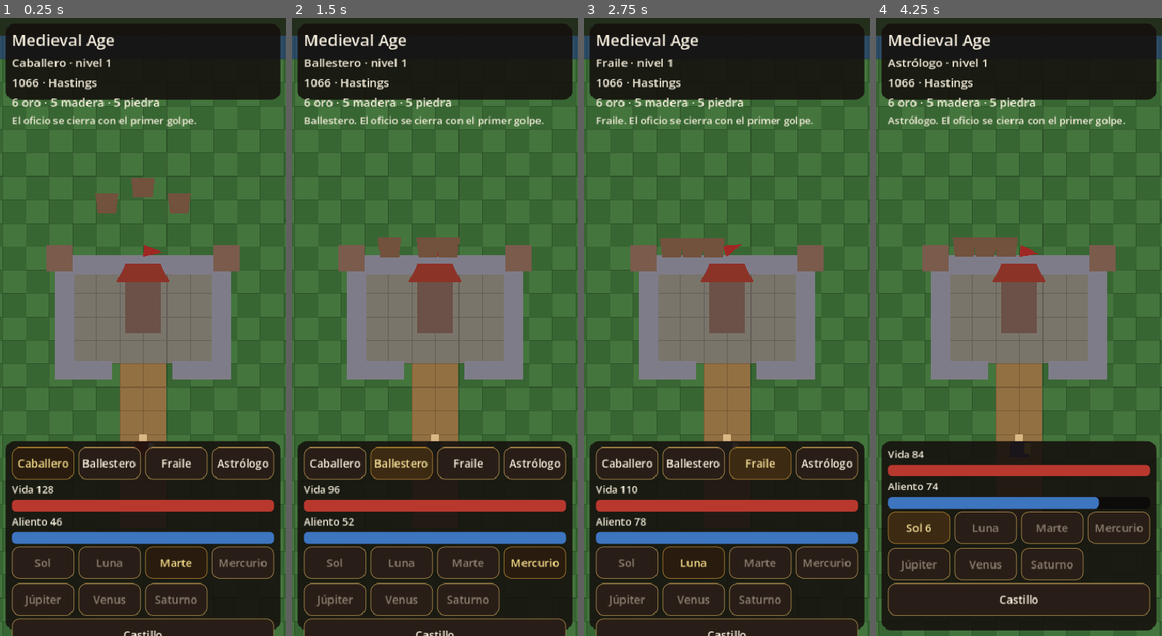
Above: before the commit, frames 1-4 (left to right).
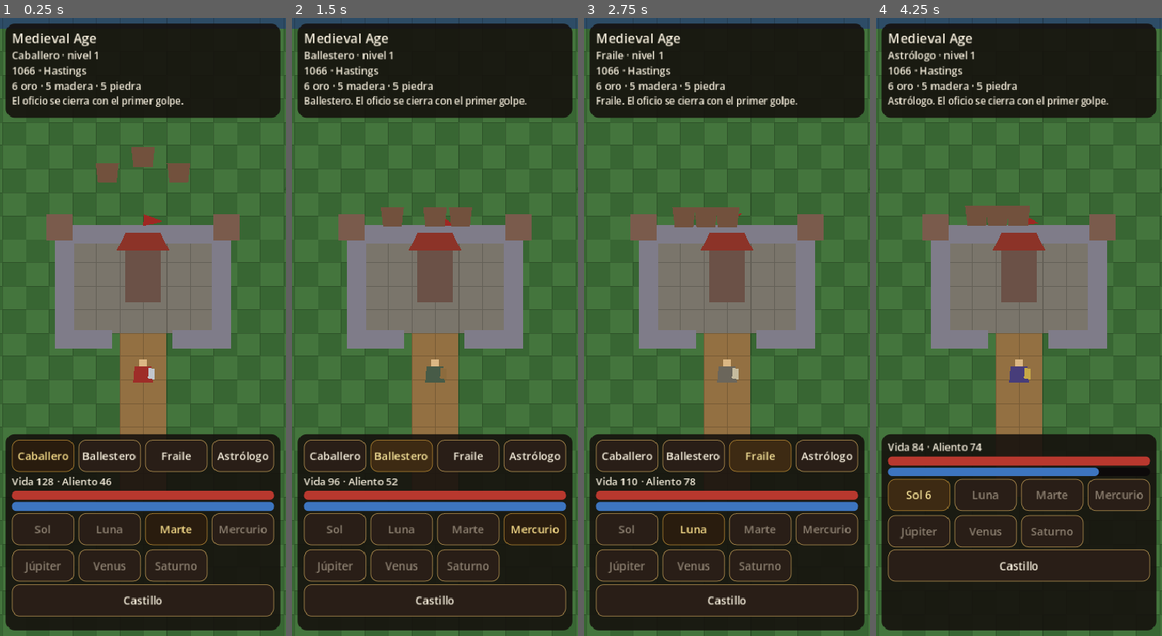
Above: after the commit, the same moments.

Repository: daniel-saezv/proto-lab
Game: Godot game, scene res://main.tscn
Same seed, same stepped clock (60 frames per second), same inputs: the game is played once before the commit and once after it.
Inputs:
- Up to frame 1 (0.25 s): no input
- Up to frame 2 (1.5 s): click "Caballero" at 0.5 s; click "Ballestero" at 1.25 s
- Up to frame 3 (2.75 s): click "Fraile" at 2 s
- Up to frame 4 (4.25 s): click "Astrólogo" at 2.75 s; click "Sol" at 3.5 s

The runs differ from the first frame. In frame 1, 31% of the frame differs, in the area x 0-100%, y 0-100%; in frame 2, 31%; in frame 3, 30%; in frame 4, 29%.

Commit message:
Reencuadra el asedio para dejar al caballero sobre el camino
Co-authored-by: Daniel Saez <daniel-saezv@users.noreply.github.com>

Diff:
--- a/protos/edad-media/godot/escenas/heroe.tscn
+++ b/protos/edad-media/godot/escenas/heroe.tscn
@@ -43,4 +43,4 @@
 [node name="Anim" type="AnimationPlayer" parent="."]
 
 [node name="Camara" type="Camera2D" parent="."]
-offset = Vector2(0, -140)
+offset = Vector2(0, -60)
--- a/protos/edad-media/godot/escenas/hud.gd
+++ b/protos/edad-media/godot/escenas/hud.gd
@@ -7,8 +7,7 @@
 var _guerra: Label
 var _bienes: Label
 var _aviso: Label
-var _vida: Label
-var _aliento: Label
+var _estado: Label
 var _vida_barra: ProgressBar
 var _aliento_barra: ProgressBar
 var _oficios: HBoxContainer
@@ -50,34 +49,35 @@
 
 
 func _armar() -> void:
-	var arriba := _panel(8, 8, 374, 104)
+	var arriba := _panel(8, 8, 374, 128)
 	var caja_arriba := VBoxContainer.new()
 	caja_arriba.set_anchors_preset(Control.PRESET_FULL_RECT)
 	caja_arriba.offset_left = 8
 	caja_arriba.offset_top = 6
 	caja_arriba.offset_right = -8
 	caja_arriba.offset_bottom = -6
+	caja_arriba.add_theme_constant_override("separation", 1)
 	arriba.add_child(caja_arriba)
-	var titulo := _etiqueta("Medieval Age", 22)
+	var titulo := _etiqueta("Medieval Age", 18)
 	caja_arriba.add_child(titulo)
-	_oficio = _etiqueta("", 16)
-	_guerra = _etiqueta("", 16)
-	_bienes = _etiqueta("", 16)
-	_aviso = _etiqueta("", 14)
+	_oficio = _etiqueta("", 14)
+	_guerra = _etiqueta("", 14)
+	_bienes = _etiqueta("", 14)
+	_aviso = _etiqueta("", 13)
 	_aviso.autowrap_mode = TextServer.AUTOWRAP_WORD_SMART
 	caja_arriba.add_child(_oficio)
 	caja_arriba.add_child(_guerra)
 	caja_arriba.add_child(_bienes)
 	caja_arriba.add_child(_aviso)
 
-	var abajo := _panel(8, 578, 374, 258)
+	var abajo := _panel(8, 568, 374, 268)
 	var caja := VBoxContainer.new()
 	caja.set_anchors_preset(Control.PRESET_FULL_RECT)
 	caja.offset_left = 8
 	caja.offset_top = 8
 	caja.offset_right = -8
 	caja.offset_bottom = -8
-	caja.add_theme_constant_override("separation", 4)
+	caja.add_theme_constant_override("separation", 3)
 	abajo.add_child(caja)
 
 	_oficios = HBoxContainer.new()
@@ -90,13 +90,11 @@
 		_oficios.add_child(boton)
 		_botones_clase[id] = boton
 
-	_vida = _etiqueta("Vida", 14)
-	_aliento = _etiqueta("Aliento", 14)
+	_estado = _etiqueta("Vida", 14)
 	_vida_barra = _barra(Color(0.72, 0.22, 0.18))
 	_aliento_barra = _barra(Color(0.24, 0.46, 0.75))
-	caja.add_child(_vida)
+	caja.add_child(_estado)
 	caja.add_child(_vida_barra)
-	caja.add_child(_aliento)
 	caja.add_child(_aliento_barra)
 
 	_planetas = GridContainer.new()
@@ -112,7 +110,7 @@
 		_botones_planeta[id] = boton
 
 	_obras = GridContainer.new()
-	_obras.columns = 2
+	_obras.columns = 3
 	_obras.visible = false
 	_obras.add_theme_constant_override("h_separation", 6)
 	_obras.add_theme_constant_override("v_separation", 6)
@@ -139,13 +137,15 @@
 	_guerra.text = Partida.titulo_guerra()
 	_bienes.text = Partida.texto_bienes()
 	_aviso.text = Partida.aviso
-	_vida.text = "Vida %d" % maxi(Partida.vida, 0)
-	_aliento.text = "Aliento %d" % maxi(Partida.mana, 0)
+	_estado.text = "Vida %d · Aliento %d" % [maxi(Partida.vida, 0), maxi(Partida.mana, 0)]
 	_vida_barra.max_value = maxi(Partida.vida_max, 1)
 	_vida_barra.value = maxi(Partida.vida, 0)
 	_aliento_barra.max_value = maxi(Partida.mana_max, 1)
 	_aliento_barra.value = maxi(Partida.mana, 0)
-	_oficios.visible = Partida.oficio_abierto
+	var en_juego := Partida.fase == "juego"
+	_oficios.visible = Partida.oficio_abierto and en_juego
+	_planetas.visible = not _obras_abiertas and en_juego
+	_obras.visible = _obras_abiertas and en_juego
 	for id in _botones_clase:
 		var boton: Button = _botones_clase[id]
 		boton.disabled = not Partida.oficio_abierto
@@ -230,7 +230,7 @@
 func _barra(color: Color) -> ProgressBar:
 	var barra := ProgressBar.new()
 	barra.show_percentage = false
-	barra.custom_minimum_size = Vector2(0, 16)
+	barra.custom_minimum_size = Vector2(0, 12)
 	var fondo := StyleBoxFlat.new()
 	fondo.bg_color = Color(0.05, 0.04, 0.04)
 	fondo.set_corner_radius_all(6)
--- a/protos/edad-media/godot/main.tscn
+++ b/protos/edad-media/godot/main.tscn
@@ -23,7 +23,7 @@
 collision_mask = 0
 
 [node name="Heroe" parent="Cuerpos" instance=ExtResource("2_heroe")]
-position = Vector2(352, 560)
+position = Vector2(352, 500)
 
 [node name="Hud" parent="." instance=ExtResource("3_hud")]
 
--- a/protos/edad-media/godot/mundo.gd
+++ b/protos/edad-media/godot/mundo.gd
@@ -423,7 +423,8 @@
 
 func _al_revivir() -> void:
 	var heroe := $Cuerpos/Heroe
-	heroe.position = Vector2(352, 560)
+	# Al sur de la puerta, en la franja que el panel inferior deja libre.
+	heroe.position = Vector2(352, 500)
 	heroe.soltar_orden()
 	_poner(Partida.grupos_actuales(), "oleada")
 
